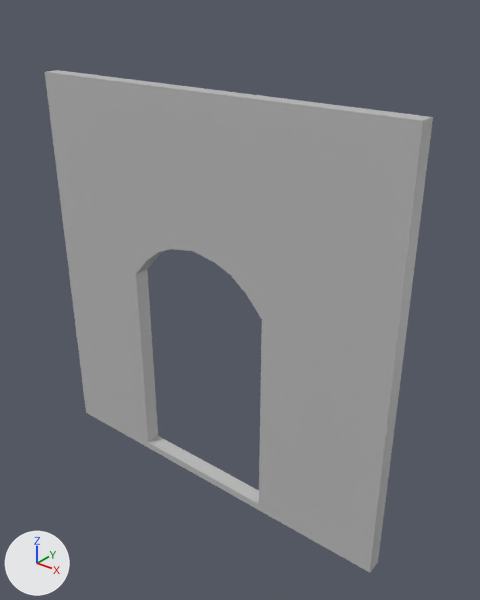
One commit to the FBX model Static Meshes/SM_WallFrontDoor1.fbx: the scene before it, then after it.
Before and after are seen from a 50 mm camera at (7.29, -5.44, 6.15) aimed at (2.84, 0.11, 2.71). The lights are fixed; the arrows at lower left show +X, +Y and +Z. Where no turn or scale is listed for an object, it has been applied to the vertices.

The scene before the commit, as lines of its bpy script (objects in view):
```python
me_mesh = bpy.data.meshes.new('Mesh')
me_mesh.from_pydata(...)  # 60 vertices, 60 faces; spans x 0.0..5.0, y -0.2..0.0, z 0.0..5.1
me_mesh.materials.append(mat_lambert1)  # grey #bcbcbc
ob_sm_wallfrontdoor1 = bpy.data.objects.new('SM_WallFrontDoor1', me_mesh)
ob_sm_wallfrontdoor1.location = (0.0, 0.0, 0.0)
```
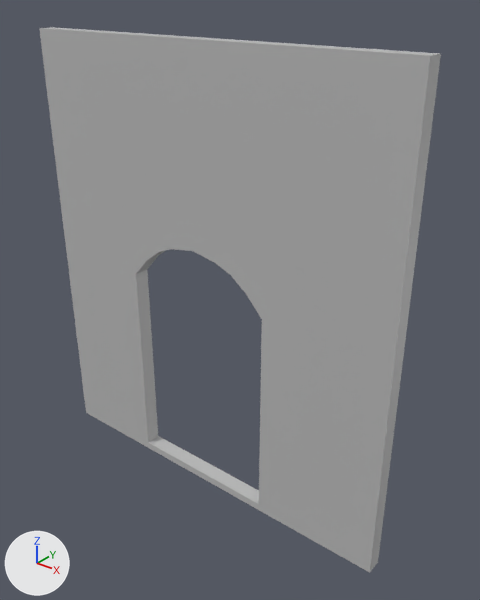
Pixel boxes (x1, y1, x2, y2) of what changed, in the pictures (480 x 600 px; the box of a moved part takes in the faces that stretch with it):
'SM_WallFrontDoor1', reshaped (9% taller)
    before: (45, 70, 433, 573)
    after: (39, 27, 441, 573)
part 1 of me_mesh, moved or reshaped
    before: (45, 70, 433, 123)
    after: (39, 27, 441, 123)

Edits to the bpy script that builds the scene:
```text
Change me_mesh:
    where me_mesh.from_pydata(...)  # 60 vertices, 60 faces; spans x 0.0..5.0, y -0.2..0.0, z 0.0..5.1
    used by ob_sm_wallfrontdoor1; location = (0.0, 0.0, 0.0)
    me_mesh part 1: all 22 vertices in x 0.0..5.0, y -0.2..0.0, z 5.1 are moved by (0.0, 0.0, 0.5)
```
